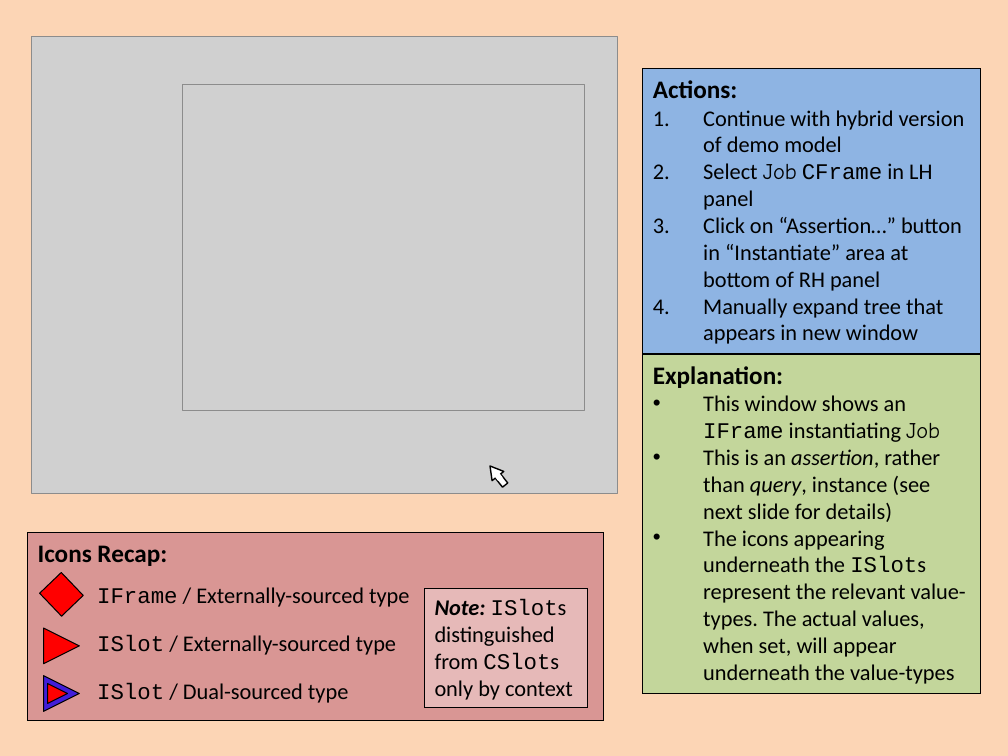
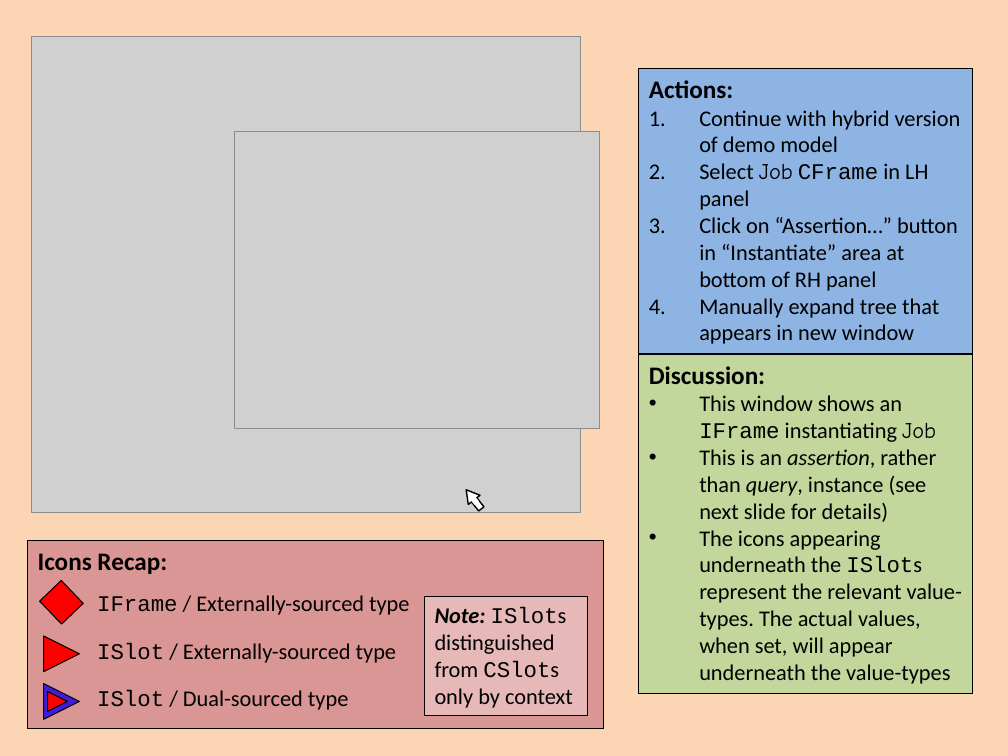
Before and after one commit to colin-puleston/mekon-hobo, a slide deck: slide 28 of docs/MEKON-HOBO Introductory Tutorial.pptx. Drawn at 1008x756 pixels with LibreOffice and Linux fonts; fonts in the diff are those of the drawing; grey boxes stand for pictures. Boxes give left, top, right and bottom in pixels: in the first picture for what was removed or moved away, otherwise in the second. Text is boxed around its words. In the diff, an @@ line names an element or a change of style, - is before the commit and + after.

```diff
--- a/docs/MEKON-HOBO Introductory Tutorial.pptx
+++ b/docs/MEKON-HOBO Introductory Tutorial.pptx
@@ picture: place and size @@
-picture at [31,36,617,493]
+picture at [31,36,580,512]
@@ rectangle "Actions:": place and size @@
-rectangle "Actions:" at [643,69,981,354]
+rectangle "Actions:" at [639,69,973,354]
@@ picture: place and size @@
-picture at [182,85,585,411]
+picture at [234,132,599,428]
@@ rectangle "Discussion:": place and size @@
-rectangle "Discussion:" at [643,354,981,694]
+rectangle "Discussion:" at [639,354,973,694]
@@ text in rectangle at [649,366,765,384]: text changed @@
-Explanation:
+Discussion:
@@ 2 rectangles, 1 triangle: place and size @@
-2 rectangles, 1 triangle at [484,461,508,488]
+2 rectangles, 1 triangle at [460,486,484,511]
@@ rectangle "Icons Recap:": place and size @@
-rectangle "Icons Recap:" at [28,533,604,721]
+rectangle "Icons Recap:" at [28,540,604,728]
@@ 3 texts, 3 triangles, 2 rectangles: place and size @@
-3 texts, 3 triangles, 2 rectangles at [39,573,587,711]
+3 texts, 3 triangles, 2 rectangles at [39,581,587,719]
```
Also in this commit, not shown: 22 other slides changed, 14 slides added, 6 slides removed.
